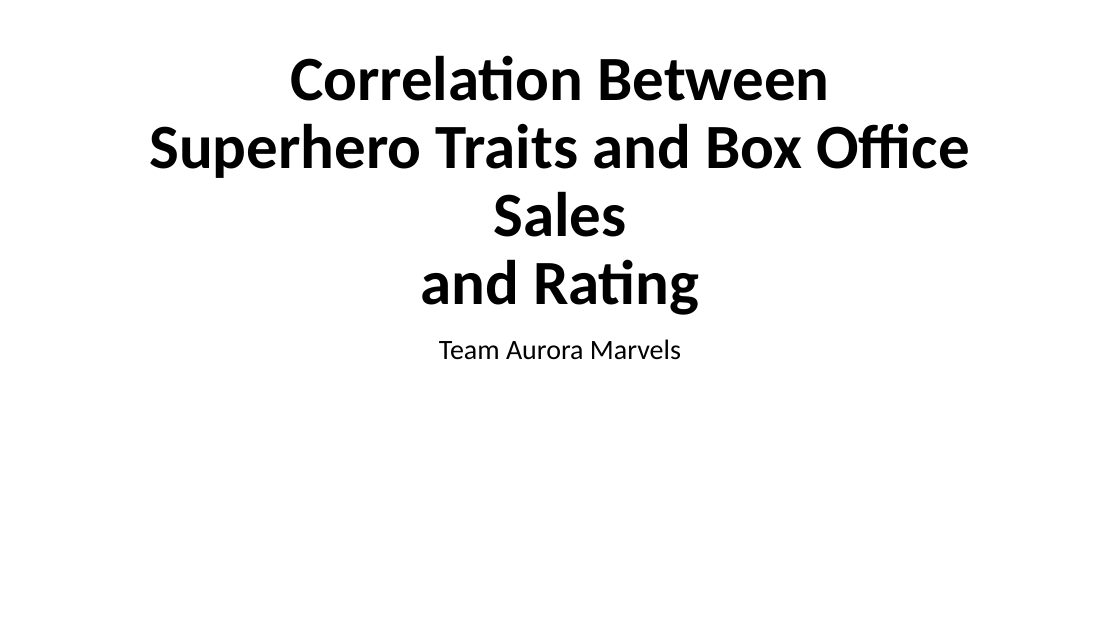
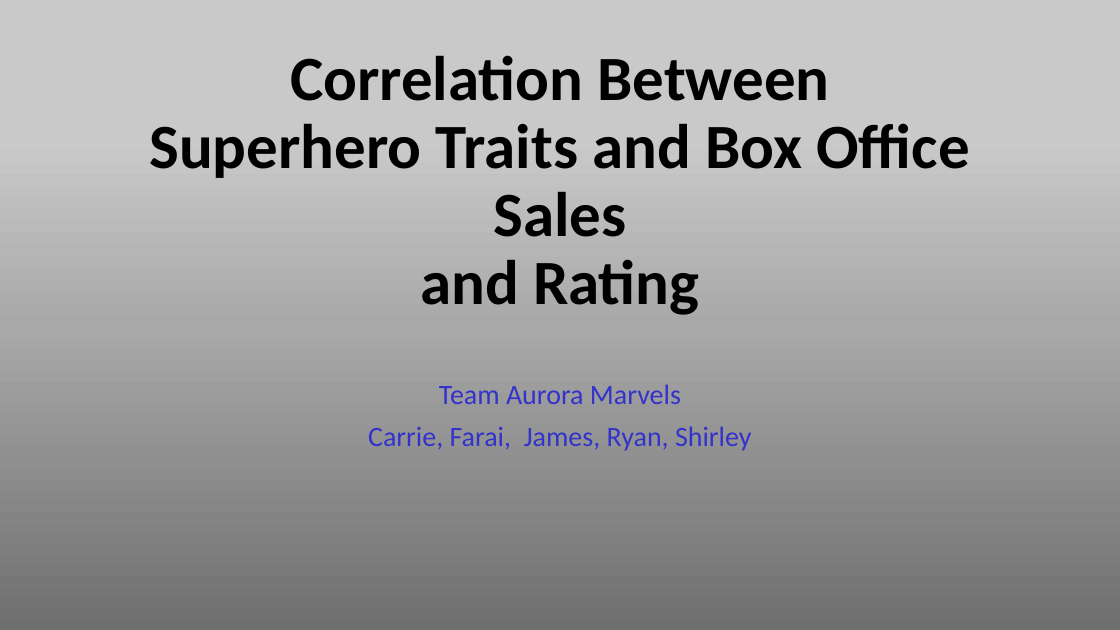
Before and after one commit to RyanSchraeder/Team-Aurora-Marvels, a slide deck: slide 1 of Project_1_Superheros.pptx. Drawn at 1120x630 pixels with LibreOffice and Linux fonts; fonts in the diff are those of the drawing. Boxes give left, top, right and bottom in pixels: in the first picture for what was removed or moved away, otherwise in the second. Text is boxed around its words. In the diff, an @@ line names an element or a change of style, - is before the commit and + after.

```diff
--- a/Project_1_Superheros.pptx
+++ b/Project_1_Superheros.pptx
@@ background #FFFFFF to gradient #6F6F6F to #A8A8A8 to #C9C9C9 @@
@@ subtitle at (439,384,681,404): text colour #000000 to #3333CC in "Team Aurora Marvels" @@
@@ subtitle at (368,427,752,451): paragraph added @@
+Carrie, Farai, James, Ryan, Shirley
```
Also in this commit, not shown: 3 other slides changed, 20 slides added, 23 slides removed.
